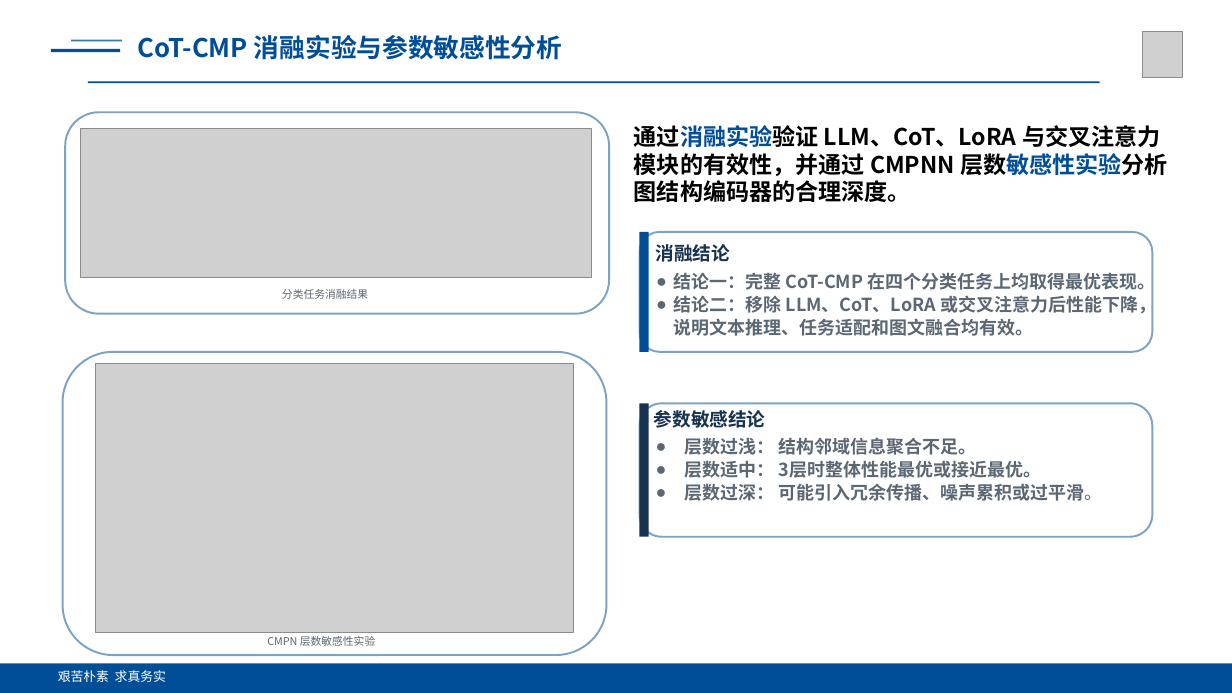
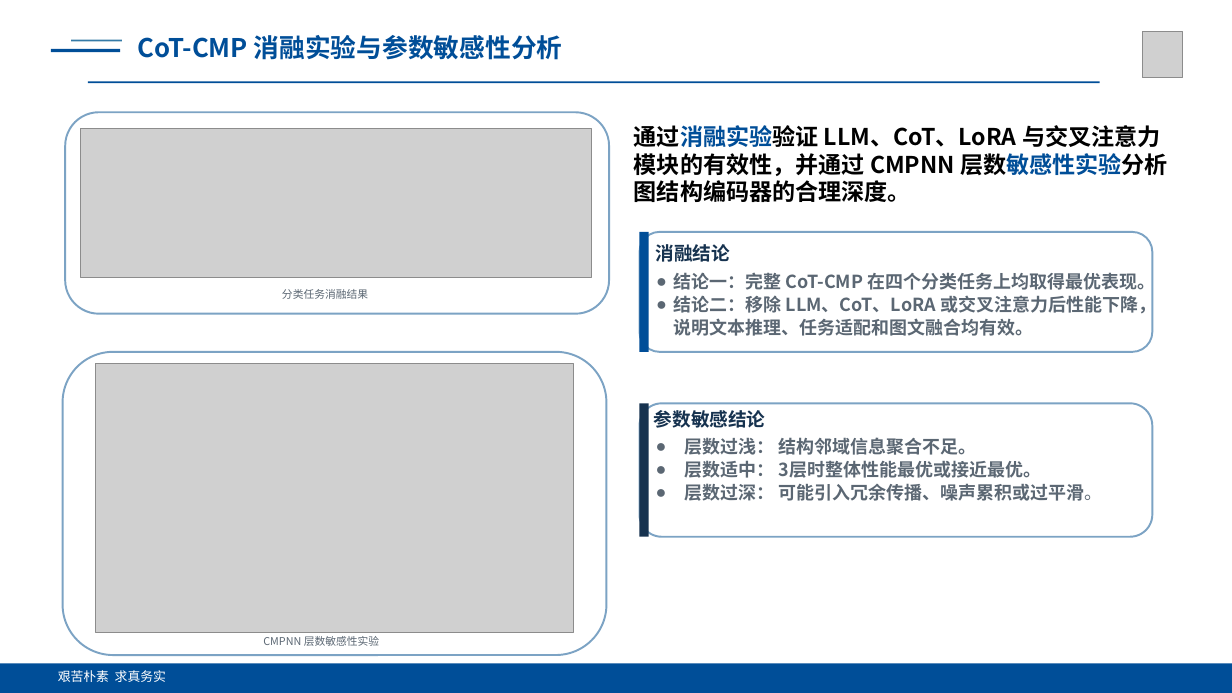
Before and after one commit to fanshuaiyao/BYFinall, a slide deck: slide 15 of 答辩/ppt/基于多模态学习的药物分子性质预测研究_答辩PPT.pptx (slide 13 before the commit). Drawn at 1232x693 pixels with LibreOffice and Linux fonts; fonts in the diff are those of the drawing; grey boxes stand for pictures. Boxes give left, top, right and bottom in pixels: in the first picture for what was removed or moved away, otherwise in the second. Text is boxed around its words. In the diff, an @@ line names an element or a change of style, - is before the commit and + after.

```diff
--- a/答辩/ppt/基于多模态学习的药物分子性质预测研究_答辩PPT.pptx
+++ b/答辩/ppt/基于多模态学习的药物分子性质预测研究_答辩PPT.pptx
@@ text at [263, 636, 379, 646]: text changed @@
-CMPN 层数敏感性实验
+CMPNN 层数敏感性实验
```
Also in this commit, not shown: 11 other slides changed, 10 slides added, 2 slides removed, 28 other files.
